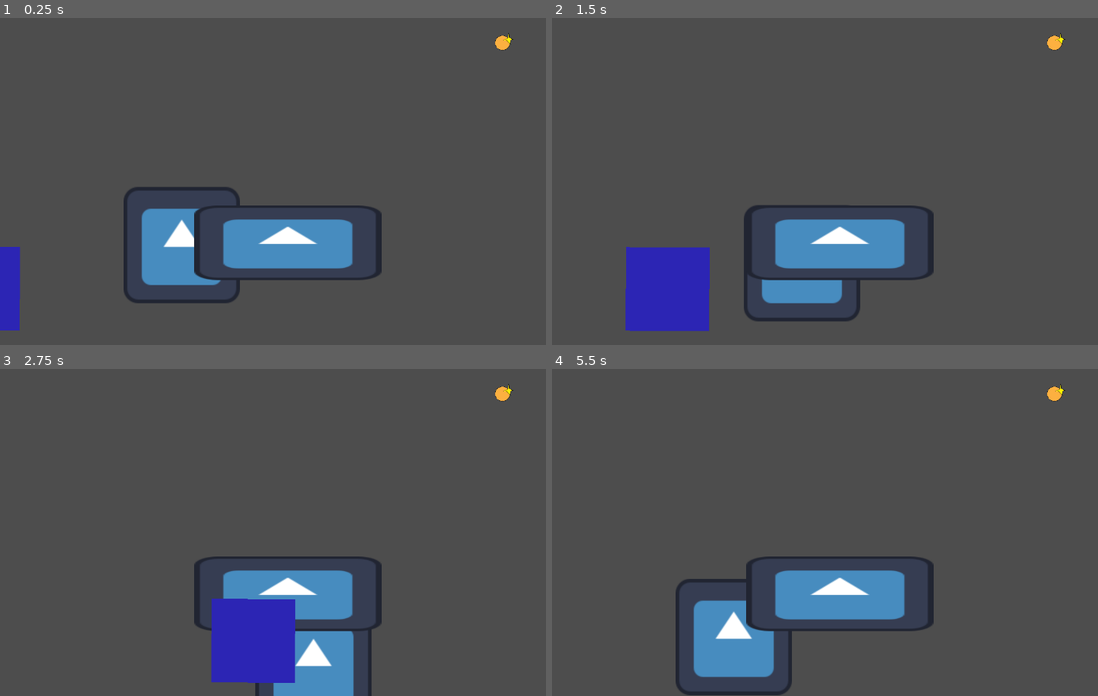
Above: before the commit, frames 1-4 (two rows, left to right).
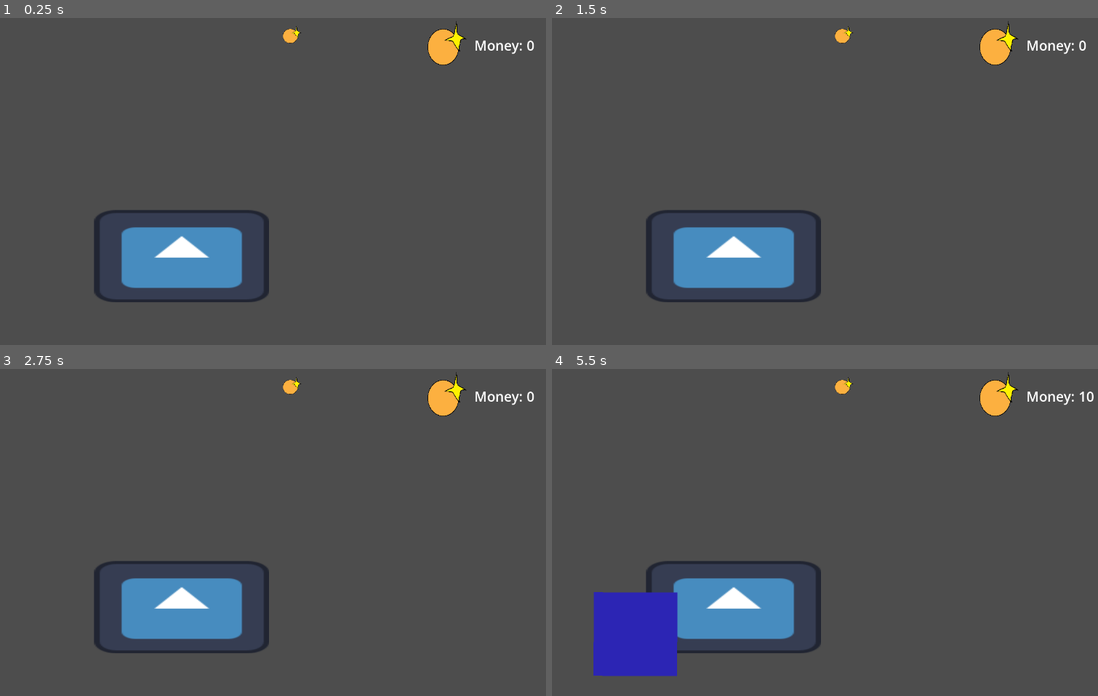
Above: after the commit, the same moments.

Repository: waterbird0/Art386_Project3
Game: Godot game, scene res://main.tscn
Same seed, same stepped clock (60 frames per second), same inputs: the game is played once before the commit and once after it. The engine's default icon, where the game draws it, is replaced by a stand-in: a white triangle on a blue panel in a dark square.
Inputs:
- Up to frame 1 (0.25 s): no input
- Up to frame 2 (1.5 s): hold Right (ui_right) 0.53-1.28 s; tap E (interact) at 0.6, 1.35 s; hold Down (ui_down) from 1.28 s (still down)
- Up to frame 3 (2.75 s): release Down (ui_down) at 2.03 s; hold Right (ui_right) from 2.03 s (still down); tap E (interact) at 2.1 s
- Up to frame 4 (5.5 s): release Right (ui_right) at 2.78 s; hold Up (ui_up) 2.78-3.53 s; tap E (interact) every 0.75 s from 2.85 to 5.1 s; hold Left (ui_left) 3.53-5.03 s; hold Down (ui_down) from 5.03 s (still down)

The runs differ from the first frame. In frame 1, 9.7% of the frame differs, in the area x 0-98%, y 0-96%; in frame 2, 13%; in frame 3, 15%, in the area x 17-98%, y 0-100%; in frame 4, 14%.

Commit message:
spawn customer, added game manager, detects customer

Diff:
--- /dev/null
+++ b/Counter.tscn
@@ -0,0 +1,24 @@
+[gd_scene format=3 uid="uid://dyhs8bjurrcsd"]
+
+[ext_resource type="Script" uid="uid://bwkown4d1rfyq" path="res://Scripts/detectCustomer.gd" id="1_jw0do"]
+[ext_resource type="Texture2D" uid="uid://igpkl3bwd2ml" path="res://icon.svg" id="2_3jo6w"]
+
+[sub_resource type="RectangleShape2D" id="RectangleShape2D_5a7xg"]
+size = Vector2(342, 174)
+
+[node name="Node2D" type="Node2D" unique_id=1670913522]
+
+[node name="Area2D" type="Area2D" parent="." unique_id=1969482592]
+script = ExtResource("1_jw0do")
+
+[node name="CollisionShape2D" type="CollisionShape2D" parent="Area2D" unique_id=1352937087]
+position = Vector2(78, -2)
+shape = SubResource("RectangleShape2D_5a7xg")
+
+[node name="Sprite2D" type="Sprite2D" parent="." unique_id=758881223]
+z_index = -3
+position = Vector2(77, 1)
+scale = Vector2(3.0078125, 1)
+texture = ExtResource("2_3jo6w")
+
+[connection signal="body_entered" from="Area2D" to="Area2D" method="_on_body_entered"]
--- a/Main.tscn
+++ b/Main.tscn
@@ -1,9 +1,12 @@
-[gd_scene format=3 uid="uid://d05esoihxfaeq"]
+[gd_scene format=3 uid="uid://dxa6u2fw14sbn"]
 
-[ext_resource type="Script" uid="uid://dlupn162u1jgj" path="res://player.gd" id="1_glv2v"]
+[ext_resource type="Script" uid="uid://dlupn162u1jgj" path="res://Scripts/player.gd" id="1_glv2v"]
 [ext_resource type="PackedScene" uid="uid://drxgh6obw0nyc" path="res://item.tscn" id="2_r0du0"]
 [ext_resource type="Texture2D" uid="uid://igpkl3bwd2ml" path="res://icon.svg" id="4_cm0pq"]
+[ext_resource type="PackedScene" uid="uid://dyhs8bjurrcsd" path="res://Counter.tscn" id="5_3dxm6"]
 [ext_resource type="PackedScene" uid="uid://c0nex2jes41uy" path="res://customer.tscn" id="5_fos0i"]
+[ext_resource type="PackedScene" uid="uid://rwgd7dm2nwix" path="res://Money.tscn" id="6_3dxm6"]
+[ext_resource type="PackedScene" uid="uid://bvcjs4ohorlet" path="res://spawn_customer.tscn" id="7_lgr22"]
 
 [sub_resource type="RectangleShape2D" id="RectangleShape2D_rxg2q"]
 
@@ -18,18 +21,13 @@
 debug_color = Color(0.8, 0.3529412, 0.6039216, 0.81960785)
 
 [node name="Sprite2D" type="Sprite2D" parent="player" unique_id=52282693]
-position = Vector2(200, 300)
+position = Vector2(-675, 17)
 scale = Vector2(2, 2)
 texture = ExtResource("4_cm0pq")
 
 [node name="item" parent="." unique_id=1517269143 instance=ExtResource("2_r0du0")]
-position = Vector2(1110, 50)
+position = Vector2(643, 35)
 item_name = "Coin"
-
-[node name="Table" type="Sprite2D" parent="." unique_id=894916009]
-position = Vector2(633.5, 495)
-scale = Vector2(3.2265623, 1.2812498)
-texture = ExtResource("4_cm0pq")
 
 [node name="Customer Temp" parent="." unique_id=1197130464 instance=ExtResource("5_fos0i")]
 position = Vector2(573, 247)
@@ -38,6 +36,26 @@
 position = Vector2(-343, 341)
 
 [node name="AnimationPlayer" parent="Customer Temp" index="1" unique_id=734950868]
-autoplay = &"progress"
+autoplay = &"RESET"
+
+[node name="Node2D" parent="." unique_id=1670913522 instance=ExtResource("5_3dxm6")]
+position = Vector2(391, 540)
+
+[node name="CollisionShape2D" parent="Node2D/Area2D" parent_id_path=PackedInt32Array(1670913522, 1969482592) index="0" unique_id=1352937087]
+position = Vector2(6, -18)
+
+[node name="Sprite2D" parent="Node2D" index="1" unique_id=758881223]
+position = Vector2(9, -15.5)
+scale = Vector2(3.0078125, 1.5859375)
+
+[node name="Money" parent="." unique_id=796147337 instance=ExtResource("6_3dxm6")]
+offset_left = 909.0
+offset_top = 99.0
+offset_right = 909.0
+offset_bottom = 99.0
+
+[node name="SpawnCustomer" parent="." unique_id=997328206 instance=ExtResource("7_lgr22")]
+position = Vector2(-216, 329)
 
 [editable path="Customer Temp"]
+[editable path="Node2D"]
--- /dev/null
+++ b/Money.tscn
@@ -0,0 +1,27 @@
+[gd_scene format=3 uid="uid://rwgd7dm2nwix"]
+
+[ext_resource type="Script" uid="uid://dknwycdommyqv" path="res://Scripts/money_label.gd" id="1_81rn2"]
+[ext_resource type="Texture2D" uid="uid://c4pvu5absh77c" path="res://COIN.png" id="1_v6pdl"]
+
+[node name="Money" type="Control" unique_id=796147337]
+layout_mode = 3
+anchors_preset = 15
+anchor_right = 1.0
+anchor_bottom = 1.0
+grow_horizontal = 2
+grow_vertical = 2
+
+[node name="MoneyLabel" type="Label" parent="." unique_id=1413891776]
+layout_mode = 0
+offset_left = 135.0
+offset_top = -60.0
+offset_right = 535.0
+offset_bottom = 77.0
+theme_override_font_sizes/font_size = 30
+text = "Money: "
+script = ExtResource("1_81rn2")
+
+[node name="Sprite2D" type="Sprite2D" parent="." unique_id=1620032964]
+position = Vector2(75, -47)
+scale = Vector2(0.042, 0.05)
+texture = ExtResource("1_v6pdl")
--- /dev/null
+++ b/Scripts/GameManager.gd
@@ -0,0 +1,13 @@
+extends Node
+
+
+var money: int = 0
+
+func add_money(amount: int):
+	money += amount
+	print("Money:", money)
+
+
+
+func _ready() -> void:
+	print(GameManager.money)
--- /dev/null
+++ b/Scripts/detectCustomer.gd
@@ -0,0 +1,6 @@
+extends Area2D
+
+func _on_body_entered(body):
+	if body.is_in_group("customer"):
+		GameManager.add_money(10)
+		print(GameManager.money)
--- /dev/null
+++ b/Scripts/money_label.gd
@@ -0,0 +1,7 @@
+extends Label
+
+
+
+# Called every frame. 'delta' is the elapsed time since the previous frame.
+func _process(delta: float) -> void:
+	text = "Money: " + str(GameManager.money)
--- /dev/null
+++ b/Scripts/spawn_customer.gd
@@ -0,0 +1,19 @@
+extends Node2D
+
+@onready var customer_scene = preload("res://customer.tscn")
+@onready var customer_container = get_parent().get_node("Customer Temp") # a Node2D to hold all customers
+func _ready() -> void:
+	$Timer.one_shot = true
+	start_timer_random()
+
+func start_timer_random():
+	$Timer.wait_time = randf_range(3, 6)
+	$Timer.start()
+
+func _on_timer_timeout() -> void:
+	var cus = customer_scene.instantiate()
+	cus.position = position
+	customer_container.add_child(cus)
+	cus.get_node("AnimationPlayer").play("progress")
+
+	start_timer_random()
--- a/customer.tscn
+++ b/customer.tscn
@@ -42,11 +42,26 @@
 "values": [0.0, 2423.356]
 }
 
+[sub_resource type="Animation" id="Animation_f7asb"]
+resource_name = "progress update"
+length = 10.0
+
 [sub_resource type="AnimationLibrary" id="AnimationLibrary_f7asb"]
 _data = {
 &"RESET": SubResource("Animation_7tiyv"),
-&"progress": SubResource("Animation_r8ta2")
+&"progress": SubResource("Animation_r8ta2"),
+&"progress update": SubResource("Animation_f7asb")
 }
+
+[sub_resource type="GDScript" id="GDScript_7tiyv"]
+script/source = "extends AnimationPlayer
+
+
+
+func _on_animation_finished(anim_name: StringName) -> void:
+	if anim_name == \"progress\":
+		queue_free()
+"
 
 [node name="Node2D" type="Node2D" unique_id=1197130464]
 
@@ -56,8 +71,9 @@
 [node name="PathFollow2D" type="PathFollow2D" parent="Path2D" unique_id=66498758]
 position = Vector2(-339, 7)
 rotation = 0.0053547015
+loop = false
 
-[node name="customer" type="CharacterBody2D" parent="Path2D/PathFollow2D" unique_id=897534651]
+[node name="customer" type="CharacterBody2D" parent="Path2D/PathFollow2D" unique_id=897534651 groups=["customer"]]
 
 [node name="Sprite2D" type="Sprite2D" parent="Path2D/PathFollow2D/customer" unique_id=1259587455]
 texture = ExtResource("2_f7asb")
@@ -70,3 +86,6 @@
 
 [node name="AnimationPlayer" type="AnimationPlayer" parent="." unique_id=734950868]
 libraries/ = SubResource("AnimationLibrary_f7asb")
+script = SubResource("GDScript_7tiyv")
+
+[connection signal="animation_finished" from="AnimationPlayer" to="AnimationPlayer" method="_on_animation_finished"]
--- a/item.tscn
+++ b/item.tscn
@@ -1,6 +1,6 @@
 [gd_scene format=3 uid="uid://drxgh6obw0nyc"]
 
-[ext_resource type="Script" uid="uid://fbfwidb16t5c" path="res://item.gd" id="1_tnite"]
+[ext_resource type="Script" uid="uid://fbfwidb16t5c" path="res://Scripts/item.gd" id="1_tnite"]
 [ext_resource type="Texture2D" uid="uid://c4pvu5absh77c" path="res://COIN.png" id="2_ttk8k"]
 
 [sub_resource type="RectangleShape2D" id="RectangleShape2D_ttk8k"]
@@ -8,7 +8,6 @@
 [node name="item" type="Area2D" unique_id=1517269143]
 script = ExtResource("1_tnite")
 item_name = null
-amount = null
 
 [node name="CollisionShape2D" type="CollisionShape2D" parent="." unique_id=1239127756]
 scale = Vector2(0.4, 0.4)
--- a/main.tscn
+++ b/main.tscn
@@ -1,9 +1,12 @@
-[gd_scene format=3 uid="uid://d05esoihxfaeq"]
+[gd_scene format=3 uid="uid://dxa6u2fw14sbn"]
 
-[ext_resource type="Script" uid="uid://dlupn162u1jgj" path="res://player.gd" id="1_glv2v"]
+[ext_resource type="Script" uid="uid://dlupn162u1jgj" path="res://Scripts/player.gd" id="1_glv2v"]
 [ext_resource type="PackedScene" uid="uid://drxgh6obw0nyc" path="res://item.tscn" id="2_r0du0"]
 [ext_resource type="Texture2D" uid="uid://igpkl3bwd2ml" path="res://icon.svg" id="4_cm0pq"]
+[ext_resource type="PackedScene" uid="uid://dyhs8bjurrcsd" path="res://Counter.tscn" id="5_3dxm6"]
 [ext_resource type="PackedScene" uid="uid://c0nex2jes41uy" path="res://customer.tscn" id="5_fos0i"]
+[ext_resource type="PackedScene" uid="uid://rwgd7dm2nwix" path="res://Money.tscn" id="6_3dxm6"]
+[ext_resource type="PackedScene" uid="uid://bvcjs4ohorlet" path="res://spawn_customer.tscn" id="7_lgr22"]
 
 [sub_resource type="RectangleShape2D" id="RectangleShape2D_rxg2q"]
 
@@ -18,18 +21,13 @@
 debug_color = Color(0.8, 0.3529412, 0.6039216, 0.81960785)
 
 [node name="Sprite2D" type="Sprite2D" parent="player" unique_id=52282693]
-position = Vector2(200, 300)
+position = Vector2(-675, 17)
 scale = Vector2(2, 2)
 texture = ExtResource("4_cm0pq")
 
 [node name="item" parent="." unique_id=1517269143 instance=ExtResource("2_r0du0")]
-position = Vector2(1110, 50)
+position = Vector2(643, 35)
 item_name = "Coin"
-
-[node name="Table" type="Sprite2D" parent="." unique_id=894916009]
-position = Vector2(633.5, 495)
-scale = Vector2(3.2265623, 1.2812498)
-texture = ExtResource("4_cm0pq")
 
 [node name="Customer Temp" parent="." unique_id=1197130464 instance=ExtResource("5_fos0i")]
 position = Vector2(573, 247)
@@ -38,6 +36,26 @@
 position = Vector2(-343, 341)
 
 [node name="AnimationPlayer" parent="Customer Temp" index="1" unique_id=734950868]
-autoplay = &"progress"
+autoplay = &"RESET"
+
+[node name="Node2D" parent="." unique_id=1670913522 instance=ExtResource("5_3dxm6")]
+position = Vector2(391, 540)
+
+[node name="CollisionShape2D" parent="Node2D/Area2D" parent_id_path=PackedInt32Array(1670913522, 1969482592) index="0" unique_id=1352937087]
+position = Vector2(6, -18)
+
+[node name="Sprite2D" parent="Node2D" index="1" unique_id=758881223]
+position = Vector2(9, -15.5)
+scale = Vector2(3.0078125, 1.5859375)
+
+[node name="Money" parent="." unique_id=796147337 instance=ExtResource("6_3dxm6")]
+offset_left = 909.0
+offset_top = 99.0
+offset_right = 909.0
+offset_bottom = 99.0
+
+[node name="SpawnCustomer" parent="." unique_id=997328206 instance=ExtResource("7_lgr22")]
+position = Vector2(-216, 329)
 
 [editable path="Customer Temp"]
+[editable path="Node2D"]
--- a/project.godot
+++ b/project.godot
@@ -11,9 +11,13 @@
 [application]
 
 config/name="Art386Project3"
-run/main_scene="uid://d05esoihxfaeq"
+run/main_scene="uid://dxa6u2fw14sbn"
 config/features=PackedStringArray("4.6", "GL Compatibility")
 config/icon="res://icon.svg"
+
+[autoload]
+
+GameManager="*uid://dvu6x2fal8fbq"
 
 [display]
 
--- /dev/null
+++ b/spawn_customer.tscn
@@ -0,0 +1,13 @@
+[gd_scene format=3 uid="uid://bvcjs4ohorlet"]
+
+[ext_resource type="Script" uid="uid://b4yb2arbi4v01" path="res://Scripts/spawn_customer.gd" id="1_t83pi"]
+
+[node name="SpawnCustomer" type="Node2D" unique_id=997328206]
+position = Vector2(0, 1)
+script = ExtResource("1_t83pi")
+
+[node name="Timer" type="Timer" parent="." unique_id=1235441409]
+wait_time = 6.487
+one_shot = true
+
+[connection signal="timeout" from="Timer" to="." method="_on_timer_timeout"]
Not shown, added: Scripts/GameManager.gd.uid
Not shown, added: Scripts/detectCustomer.gd.uid
Not shown, added: Scripts/money_label.gd.uid
Not shown, added: Scripts/spawn_customer.gd.uid
